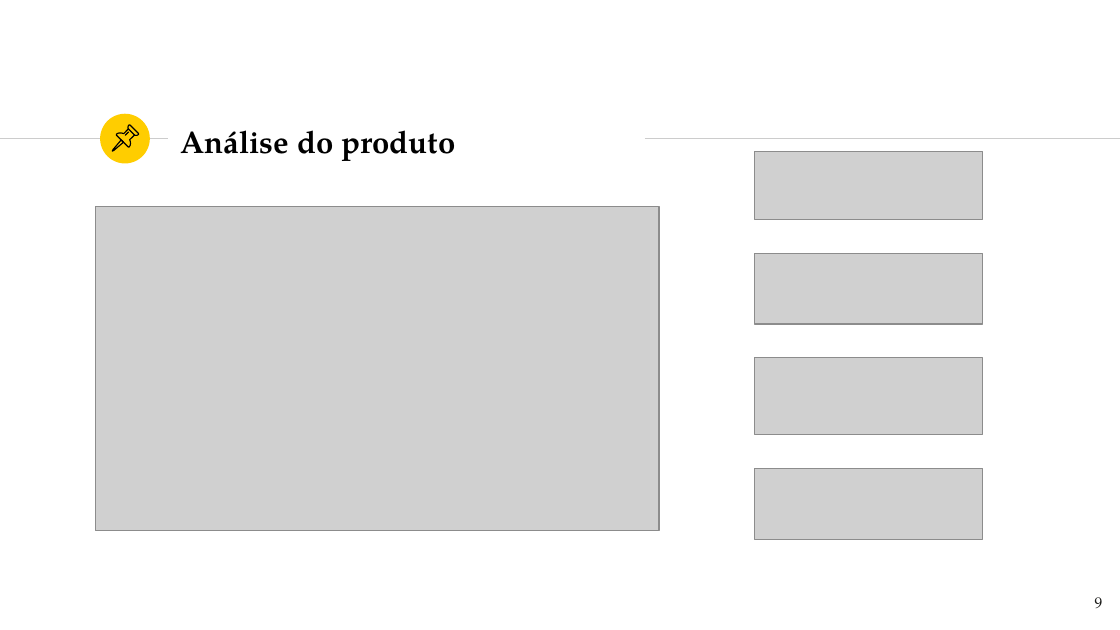
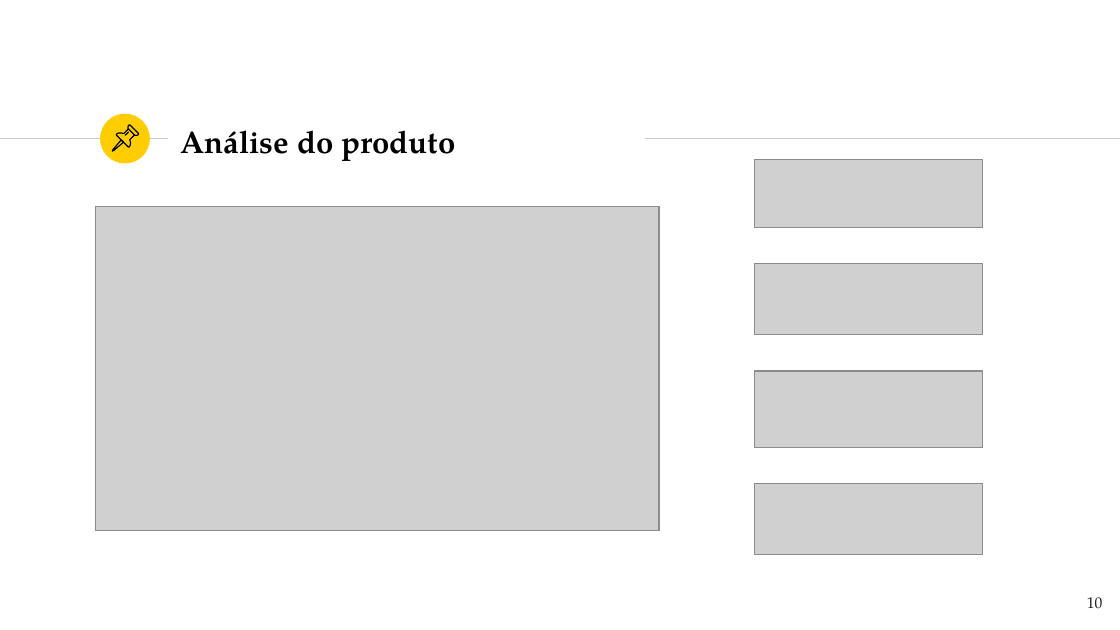
Before and after one commit to k4rd050/qesoft_g12, a slide deck: slide 10 of QESOFT-TP2-Grupo12-Apresentacao.pptx (slide 9 before the commit). Drawn at 1120x630 pixels with LibreOffice and Linux fonts; fonts in the diff are those of the drawing; grey boxes stand for pictures. Boxes give left, top, right and bottom in pixels: in the first picture for what was removed or moved away, otherwise in the second. Text is boxed around its words. In the diff, an @@ line names an element or a change of style, - is before the commit and + after.

```diff
--- a/QESOFT-TP2-Grupo12-Apresentacao.pptx
+++ b/QESOFT-TP2-Grupo12-Apresentacao.pptx
@@ picture moved from (x1=755, y1=151, x2=983, y2=220) to (x1=755, y1=159, x2=983, y2=227) @@
@@ picture moved from (x1=755, y1=253, x2=983, y2=324) to (x1=755, y1=264, x2=983, y2=335) @@
@@ picture moved from (x1=755, y1=358, x2=983, y2=435) to (x1=755, y1=371, x2=983, y2=447) @@
@@ picture moved from (x1=755, y1=468, x2=983, y2=540) to (x1=755, y1=484, x2=983, y2=556) @@
@@ page number at (x1=1087, y1=597, x2=1103, y2=609): text changed @@
-9
+10
```
Also in this commit, not shown: 5 other slides changed.
